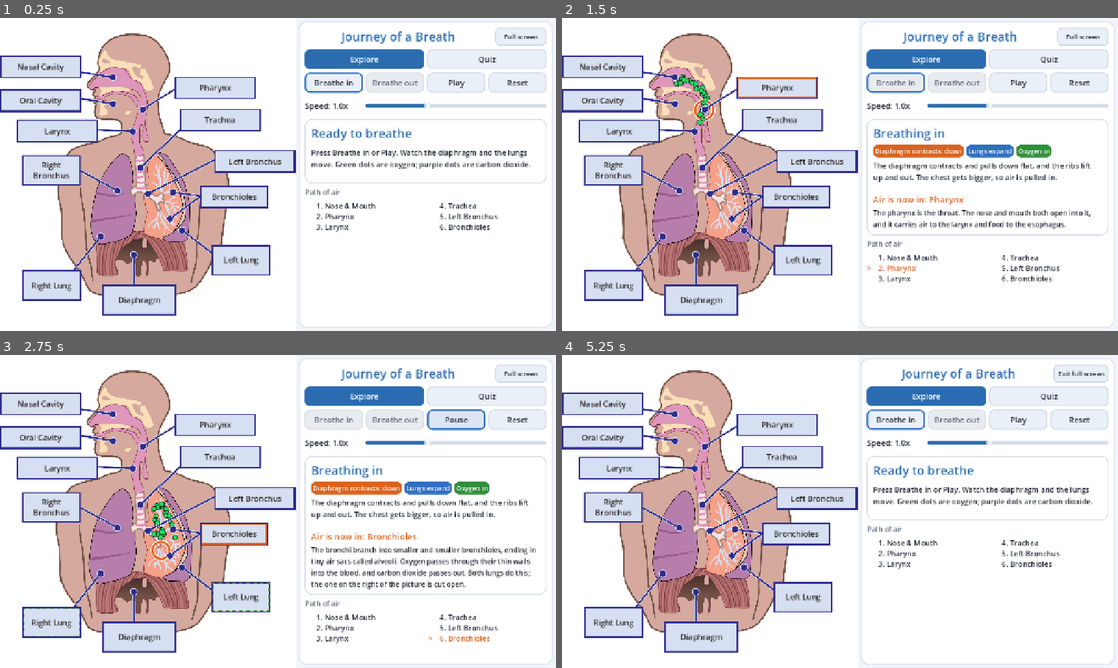
Above: before the commit, frames 1-4 (two rows, left to right).
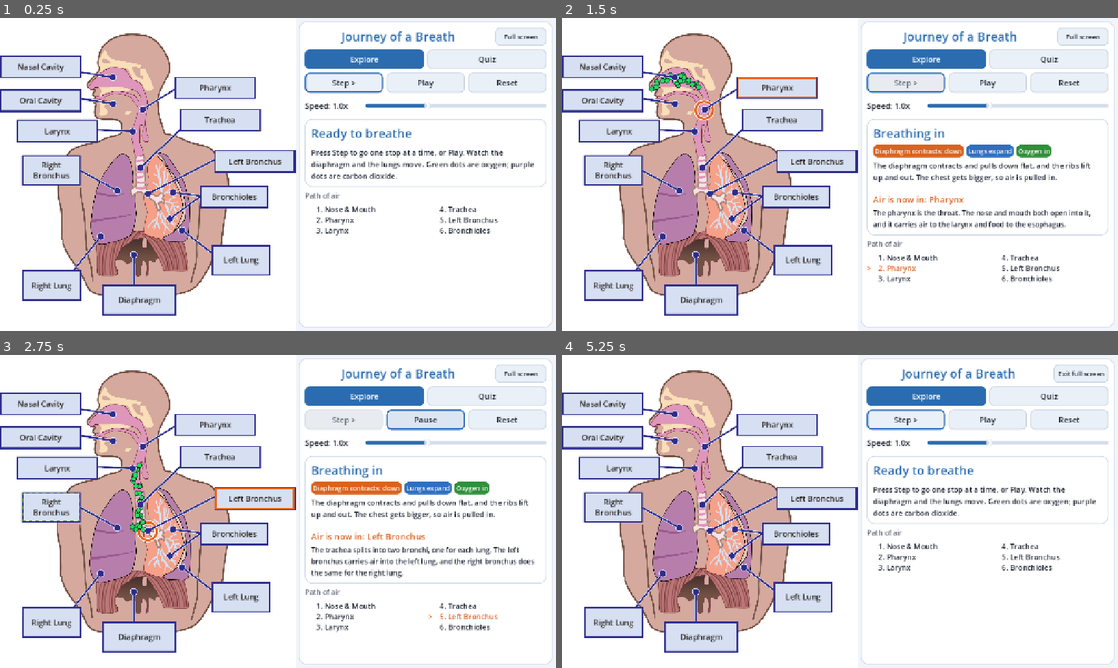
Above: after the commit, the same moments.

Repository: SFMiner/respiration-sim
Game: Godot game, scene res://scenes/main.tscn
Same seed, same stepped clock (60 frames per second), same inputs: the game is played once before the commit and once after it.
Inputs (mouse positions are in pixels of both pictures, inside the frame that each line leads up to):
- Up to frame 1 (0.25 s): no input
- Up to frame 2 (1.5 s): click (895, 83) at 0.5 s, where only the run before the commit has a clickable "Breathe in"; click (906, 83) at 1.25 s, where only the run after the commit has a clickable "Step >"
- Up to frame 3 (2.75 s): click "Play" at 2 s
- Up to frame 4 (5.25 s): click "Pause" at 2.75 s; click "Play" at 3.5 s; click "Full screen" at 4.25 s; click "Explore" at 5 s

The runs differ from the first frame. In frame 1, 2.7% of the frame differs, in the area x 54-99%, y 17-70%; in frame 2, 1.3%; in frame 3, 6.1%, in the area x 4-99%, y 17-93%; in frame 4, 2.7%.

Commit message:
Respiration: Step button that stops the breath at each stop
Replaces Breathe in / Breathe out with Step > / Play / Reset, like the other two sims.
Each Step runs the breath until the leading air reaches the next stop's pointer
(in: Nose & Mouth to Left Bronchus, then the rest of the inhale; out: the same stops
in reverse, then out of the nose) and holds the lungs, diaphragm and dots still so
the side panel can be read. Play takes over from a hold.

Co-Authored-By: Claude Opus 5.5 <noreply@anthropic.com>
Claude-Session: https://claude.ai/code/session_01U97Ud5m6MhuEKmgWxJnPsK

Diff:
--- a/scripts/engine/main.gd
+++ b/scripts/engine/main.gd
@@ -34,11 +34,11 @@
 	Breath.IN: "Breathed in",
 	Breath.EXHALING: "Breathing out",
 }
-const TEXT_READY: String = "Press Breathe in or Play. Watch the diaphragm and the lungs move. Green dots are oxygen; purple dots are carbon dioxide."
+const TEXT_READY: String = "Press Step to go one stop at a time, or Play. Watch the diaphragm and the lungs move. Green dots are oxygen; purple dots are carbon dioxide."
 const TEXT_INHALING: String = "The diaphragm contracts and pulls down flat, and the ribs lift up and out. The chest gets bigger, so air is pulled in."
 const TEXT_IN: String = "The lungs are full. In the alveoli at the ends of the bronchioles, oxygen passes into the blood."
 const TEXT_EXHALING: String = "The diaphragm relaxes and domes back up, and the ribs move down and in. The chest gets smaller and pushes air out."
-const TEXT_OUT_AGAIN: String = "Carbon dioxide, a waste gas made by your cells, has left the body. Press Breathe in to take another breath."
+const TEXT_OUT_AGAIN: String = "Carbon dioxide, a waste gas made by your cells, has left the body. Press Step or Play to take another breath."
 
 var system: RespiratorySystem
 var token: SimToken
@@ -60,6 +60,12 @@
 var _pause: float = 0.0
 var _breaths_taken: int = 0
 var _playing: bool = false
+## Step mode: the breath runs until the leading air reaches the next stop, then everything
+## (lungs, diaphragm, dots) holds still until the next Step.
+var _stepping: bool = false
+var _hold: bool = false
+## Next stop (station index) the stepping breath stops at; -1 = run to the end of the breath.
+var _step_stop: int = -1
 
 ## Quiz part 1 movement (as in the sister sims).
 var _moving: bool = false
@@ -89,8 +95,7 @@
 var _quiz_box: VBoxContainer
 var _explore_btn: Button
 var _quiz_btn: Button
-var _in_btn: Button
-var _out_btn: Button
+var _step_btn: Button
 var _play_btn: Button
 var _reset_btn: Button
 var _speed_slider: HSlider
@@ -169,7 +174,7 @@
 
 	_build_side_panel()
 	_set_mode(false)
-	_in_btn.call_deferred("grab_focus")
+	_step_btn.call_deferred("grab_focus")
 
 
 # ---------------------------------------------------------------- input
@@ -399,14 +404,12 @@
 	var row: HBoxContainer = HBoxContainer.new()
 	row.add_theme_constant_override("separation", 8)
 	_explore_box.add_child(row)
-	_in_btn = _make_button("Breathe in")
-	_out_btn = _make_button("Breathe out")
+	_step_btn = _make_button("Step >")
 	_play_btn = _make_button("Play")
 	_reset_btn = _make_button("Reset")
-	for b: Button in [_in_btn, _out_btn, _play_btn, _reset_btn]:
+	for b: Button in [_step_btn, _play_btn, _reset_btn]:
 		row.add_child(b)
-	_in_btn.pressed.connect(breathe_in)
-	_out_btn.pressed.connect(breathe_out)
+	_step_btn.pressed.connect(step)
 	_play_btn.pressed.connect(toggle_play)
 	_reset_btn.pressed.connect(reset_sim)
 
@@ -537,7 +540,7 @@
 		_moving = false
 		_busy = 0.0
 		reset_sim()
-		_in_btn.call_deferred("grab_focus")
+		_step_btn.call_deferred("grab_focus")
 
 
 func is_busy() -> bool:
@@ -565,6 +568,9 @@
 	_phase_t = 0.0
 	_pause = 0.0
 	_breaths_taken = 0
+	_stepping = false
+	_hold = false
+	_step_stop = -1
 	_gas.clear()
 	_map.set_breath(0.0)
 	_map.set_highlight(-1)
@@ -580,24 +586,32 @@
 	_refresh_buttons()
 
 
-## Breathe in when breathed out, breathe out when breathed in (Right arrow / N).
+## Step (button, Right arrow / N): run the breath to the next stop and hold there.
+## In: Nose & Mouth, Pharynx, Larynx, Trachea, Left Bronchus, then the rest of the inhale
+## (Bronchioles). Out: the same stops in reverse, then the rest of the exhale (out of the nose).
 func step() -> void:
-	if breath_phase == Breath.OUT:
-		breathe_in()
+	if quiz_mode or not _can_step():
+		return
+	_stepping = true
+	if _hold:
+		_hold = false
+		if breath_phase == Breath.INHALING:
+			_step_stop = _step_stop + 1 if _step_stop < RespiratorySystem.LEFT_BRONCHUS else -1
+		else:
+			_step_stop = _step_stop - 1 if _step_stop > RespiratorySystem.NOSE_MOUTH else -1
+	elif breath_phase == Breath.OUT:
+		_step_stop = RespiratorySystem.NOSE_MOUTH
+		_start_inhale()
 	elif breath_phase == Breath.IN:
-		breathe_out()
-
-
-func breathe_in() -> void:
-	if quiz_mode or _playing or breath_phase != Breath.OUT:
-		return
-	_start_inhale()
-
-
-func breathe_out() -> void:
-	if quiz_mode or _playing or breath_phase != Breath.IN:
-		return
-	_start_exhale()
+		_step_stop = RespiratorySystem.LEFT_BRONCHUS
+		_start_exhale()
+	_refresh_buttons()
+
+
+func _can_step() -> bool:
+	if _playing:
+		return false
+	return _hold or breath_phase == Breath.OUT or breath_phase == Breath.IN
 
 
 ## Play keeps breathing; Pause lets the current breath finish, then stops.
@@ -607,6 +621,10 @@
 	_playing = not _playing
 	if _playing:
 		_pause = 0.0
+		# Play takes over from Step: carry on from wherever the breath is holding.
+		_stepping = false
+		_hold = false
+		_step_stop = -1
 	_refresh_buttons()
 
 
@@ -633,8 +651,7 @@
 
 func _refresh_buttons() -> void:
 	_play_btn.text = "Pause" if _playing else "Play"
-	_in_btn.disabled = _playing or breath_phase != Breath.OUT
-	_out_btn.disabled = _playing or breath_phase != Breath.IN
+	_step_btn.disabled = not _can_step()
 
 
 ## Smooth in-and-out easing for the lungs and diaphragm.
@@ -643,6 +660,8 @@
 
 
 func _process_breathing(delta: float) -> void:
+	if _hold:
+		return
 	var dt: float = delta * speed_factor
 	match breath_phase:
 		Breath.INHALING:
@@ -651,6 +670,7 @@
 			if _phase_t >= 1.0:
 				breath_phase = Breath.IN
 				breath_amount = 1.0
+				_stepping = false
 				_pause = PAUSE_AFTER_IN
 				_update_info()
 				_refresh_buttons()
@@ -660,6 +680,7 @@
 			if _phase_t >= 1.0:
 				breath_phase = Breath.OUT
 				breath_amount = 0.0
+				_stepping = false
 				_breaths_taken += 1
 				_pause = PAUSE_AFTER_OUT
 				_update_info()
@@ -683,6 +704,21 @@
 		_map.set_highlight(region)
 		_apply_roles()
 		_update_info()
+	_check_step_stop()
+
+
+## Step mode: hold once the leading air reaches the next stop's pointer.
+func _check_step_stop() -> void:
+	if not _stepping or _step_stop < 0:
+		return
+	var stop_d: float = system.distance_at_index(RespiratorySystem.STATION_INDEX[_step_stop])
+	var front: float = _gas.front_distance()
+	var reached: bool = front >= stop_d if breath_phase == Breath.INHALING else front <= stop_d
+	if breath_phase != Breath.INHALING and breath_phase != Breath.EXHALING:
+		return
+	if reached:
+		_hold = true
+		_refresh_buttons()
 
 
 func _show_all_names() -> void:
Not shown, changed: docs/SPEC.md
